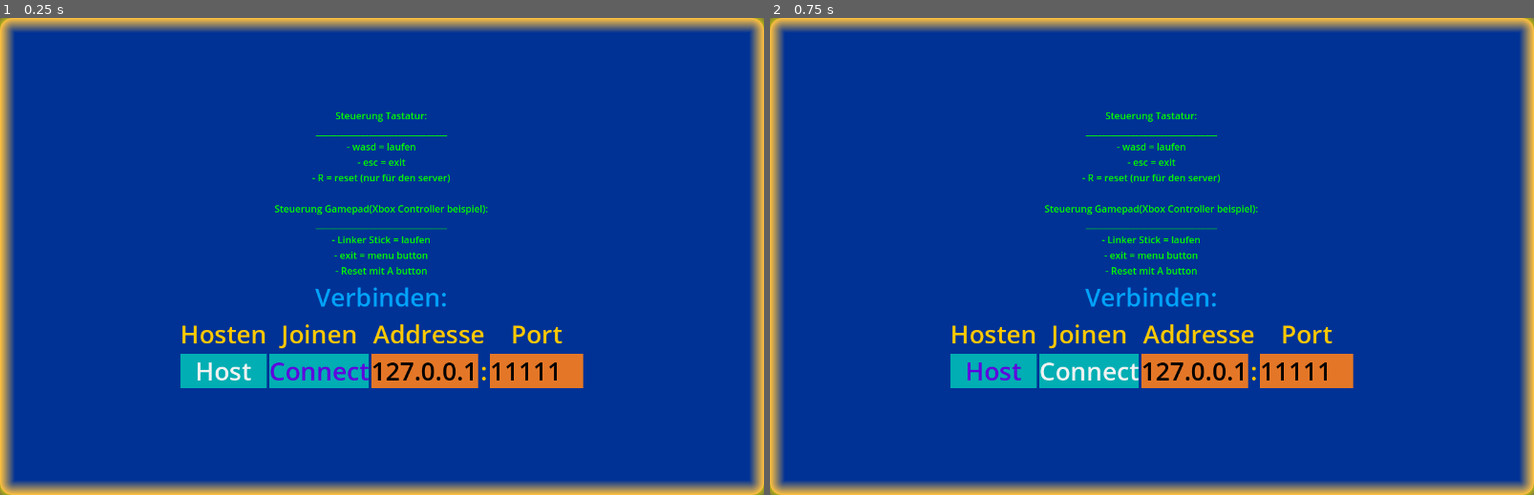
Above: before the commit, frames 1-2 (left to right).
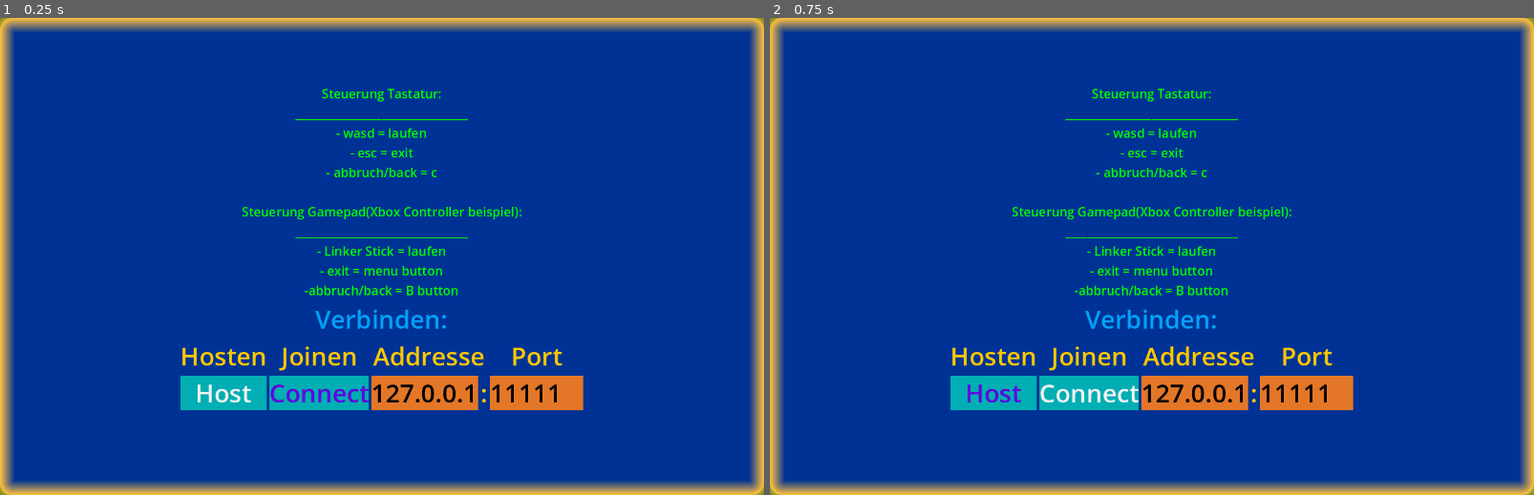
Above: after the commit, the same moments.

Repository: NIK-98/Paint_The_Ground
Game: Godot game, scene res://sceens/main.tscn
Same seed, same stepped clock (60 frames per second), same inputs: the game is played once before the commit and once after it.
Inputs:
- Up to frame 1 (0.25 s): no input
- Up to frame 2 (0.75 s): click "Connect" at 0.5 s

The runs differ from the first frame. In frame 1, 8.5% of the frame differs, in the area x 23-77%, y 14-83%; in frame 2, 8.5%.

Commit message:
camera pos fix und time out hinzugefügt

Diff:
--- a/sceens/level.tscn
+++ b/sceens/level.tscn
@@ -95,11 +95,6 @@
 player_sceen = ExtResource("2_yu47c")
 score_label = ExtResource("3_eqqiv")
 
-[node name="Camera2D" type="Camera2D" parent="."]
-limit_left = 0
-limit_top = 0
-position_smoothing_enabled = true
-
 [node name="floor" type="TileMap" parent="."]
 tile_set = SubResource("TileSet_6pxfk")
 collision_animatable = true
--- a/sceens/main.tscn
+++ b/sceens/main.tscn
@@ -69,6 +69,14 @@
 LineEdit/styles/normal = SubResource("StyleBoxFlat_y8ive")
 LineEdit/styles/read_only = SubResource("StyleBoxFlat_hfxwm")
 
+[sub_resource type="SystemFont" id="SystemFont_6yb3n"]
+font_names = PackedStringArray("Goudy Stout")
+
+[sub_resource type="Theme" id="Theme_iqe0b"]
+Label/colors/font_color = Color(0.815686, 0.380392, 0, 1)
+Label/font_sizes/font_size = 18
+Label/fonts/font = SubResource("SystemFont_6yb3n")
+
 [node name="main" type="Node"]
 script = ExtResource("1_jo5ss")
 
@@ -107,18 +115,18 @@
 [node name="Steuerung" type="Label" parent="UI/Panel/CenterContainer/Net"]
 layout_mode = 2
 theme_override_colors/font_color = Color(0, 1, 0, 1)
-theme_override_font_sizes/font_size = 16
+theme_override_font_sizes/font_size = 21
 text = "Steuerung Tastatur:
 ________________________________
 - wasd = laufen
 - esc = exit
-- R = reset (nur für den server)
+- abbruch/back = c
 
 Steuerung Gamepad(Xbox Controller beispiel):
 ________________________________
 - Linker Stick = laufen
 - exit = menu button
-- Reset mit A button"
+-abbruch/back = B button"
 horizontal_alignment = 1
 
 [node name="Label" type="Label" parent="UI/Panel/CenterContainer/Net"]
@@ -212,6 +220,7 @@
 
 [node name="Connecting" type="Label" parent="UI/Panel/CenterContainer/Net"]
 layout_mode = 2
+theme = SubResource("Theme_iqe0b")
 
 [node name="CanvasLayer" type="CanvasLayer" parent="."]
 scale = Vector2(0.7, 0.7)
--- a/scripts/main.gd
+++ b/scripts/main.gd
@@ -71,6 +71,10 @@
 		i += 1
 		$UI/Panel/CenterContainer/Net/Connecting.text = str("Verbindung wird aufgebaut...", i)
 		await get_tree().create_timer(1).timeout
+		if i >= 20:
+			block_host = false
+			OS.alert("Verbindung fehlgeschlagen!")
+			$UI/Panel/CenterContainer/Net/Connecting.text = ""
 	if not block_host:
 		multiplayer.disconnect_peer(peer.get_unique_id())
 		return
Not shown: 1 places in sceens/main.tscn that only renumber resources
